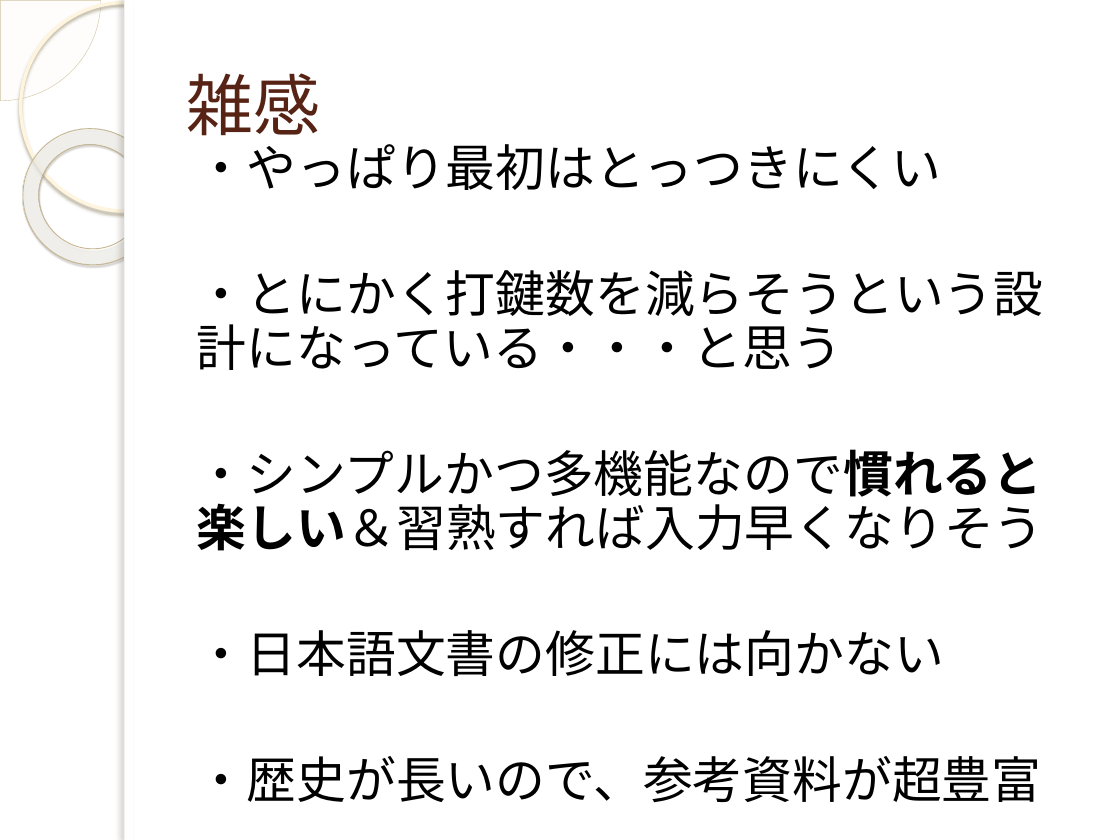
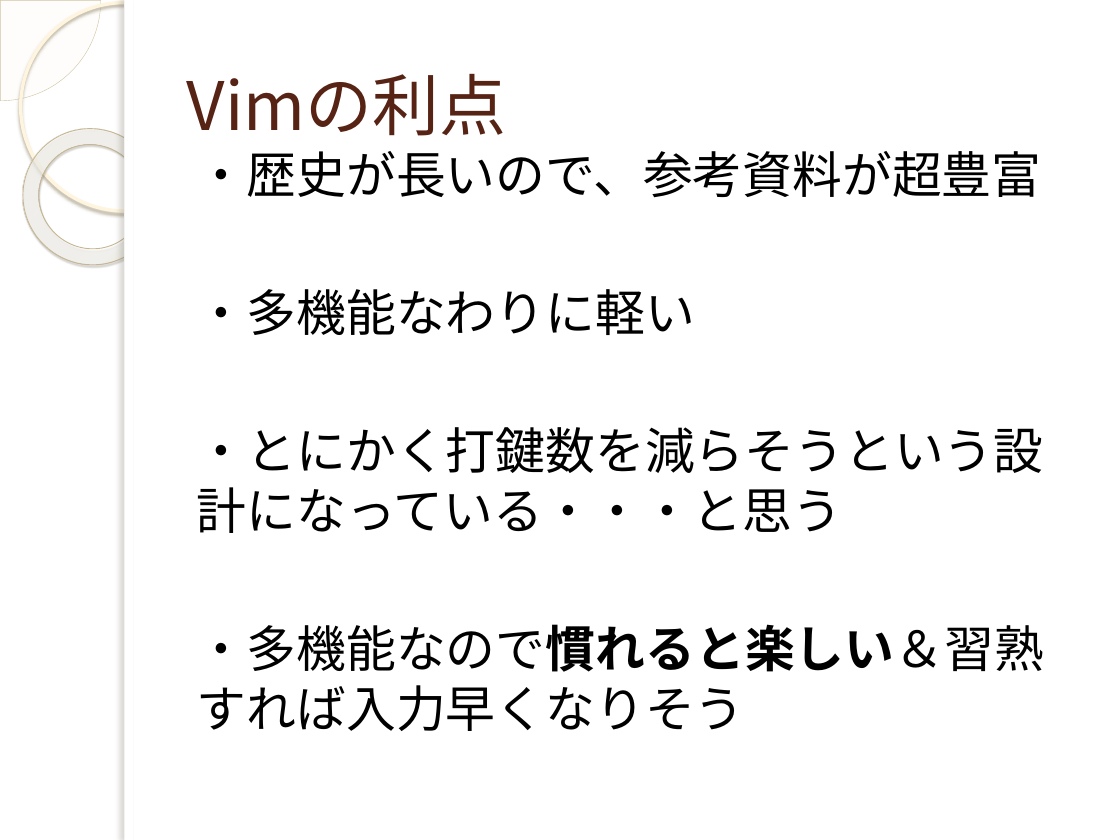
Before and after one commit to yuridonus/FEstudy, a slide deck: slide 34 of vimmer.pptx (slide 32 before the commit). Drawn at 1120x840 pixels with LibreOffice and Linux fonts; fonts in the diff are those of the drawing; background and template pictures are left out. Boxes give left, top, right and bottom in pixels: in the first picture for what was removed or moved away, otherwise in the second. Text is boxed around its words. In the diff, an @@ line names an element or a change of style, - is before the commit and + after.

```diff
--- a/vimmer.pptx
+++ b/vimmer.pptx
@@ title at <box>187,73,506,136</box>: text changed @@
-雑感
+Vimの利点
@@ text at <box>197,151,1042,335</box>: text changed @@
-・やっぱり最初はとっつきにくい
+・歴史が長いので、参考資料が超豊富
+・多機能なわりに軽い
@@ text at <box>197,427,1044,533</box>: line spacing 0.9 to 1 @@
@@ text at <box>197,624,1044,731</box>: text changed @@
-・シンプルかつ多機能なので慣れると楽しい＆習熟すれば入力早くなりそう
-・日本語文書の修正には向かない
-・歴史が長いので、参考資料が超豊富
+・多機能なので慣れると楽しい＆習熟すれば入力早くなりそう
```
Also in this commit, not shown: 10 other slides changed, 6 slides added.
